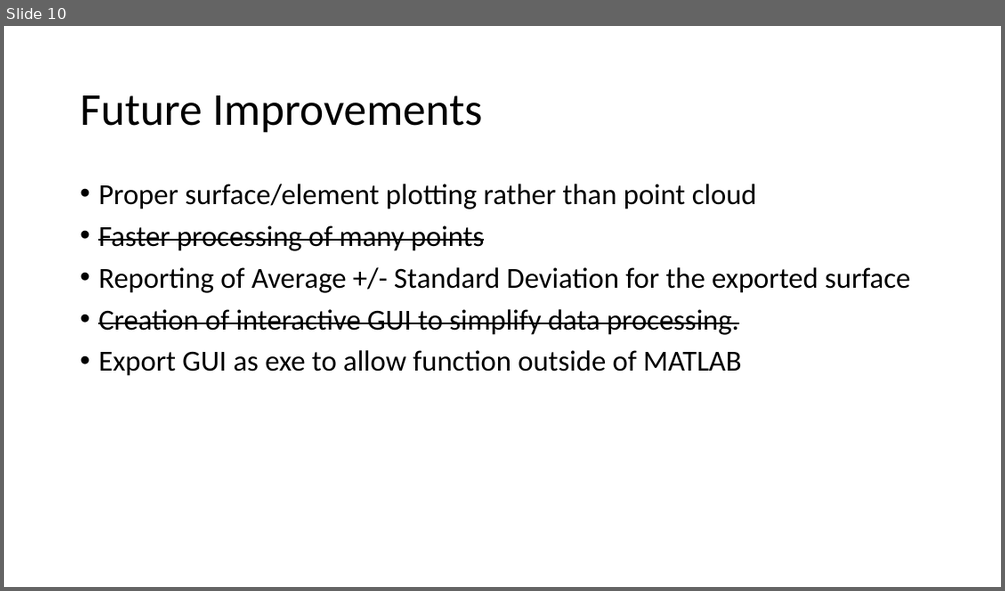
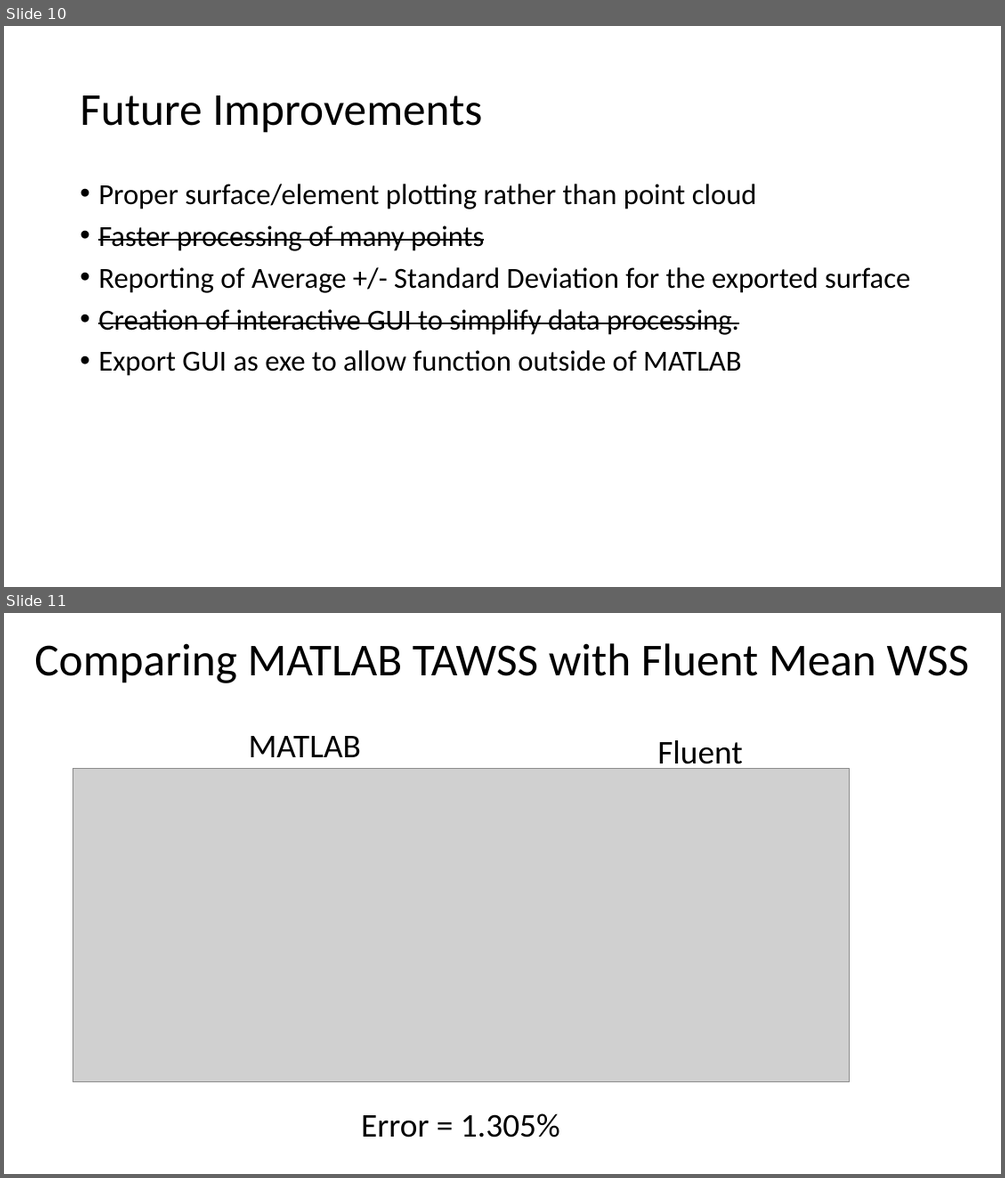
Before and after one commit to DThornz/Hemodynamic-Calculator, a slide deck: Hemodynamic Calculations.pptx. Shown one above the other, each under a label of ours: slide 10 before the commit, slides 10 and 11 after it. The pictures are 1005x591 and 1005x1178 pixels, drawn with LibreOffice and Linux fonts; fonts in the diff are those of the drawing; grey boxes stand for pictures. Boxes give left, top, right and bottom in pixels: in the first picture for what was removed or moved away, otherwise in the second. Text is boxed around its words. In the diff, an @@ line names an element or a change of style, - is before the commit and + after.

Commit message:
Added MATLAB vs Fluent Comparison slide

```diff
--- a/Hemodynamic Calculations.pptx
+++ b/Hemodynamic Calculations.pptx
@@ slide 11 added at (x1=4, y1=613, x2=1001, y2=1174), background #FFFFFF @@
@@ title added at (x1=34, y1=643, x2=970, y2=683), 44 pt, text #000000 @@
+Comparing MATLAB TAWSS with Fluent Mean WSS
@@ text added at (x1=249, y1=736, x2=361, y2=757), 32 pt, text #000000 @@
+MATLAB
@@ text added at (x1=657, y1=740, x2=743, y2=772), 32 pt, text #000000 @@
+Fluent
@@ picture added at (x1=73, y1=769, x2=850, y2=1082) @@
@@ text added at (x1=361, y1=1113, x2=560, y2=1137), 32 pt, text #000000 @@
+Error = 1.305%
```
Also in this commit, not shown: 1 slide changed.
